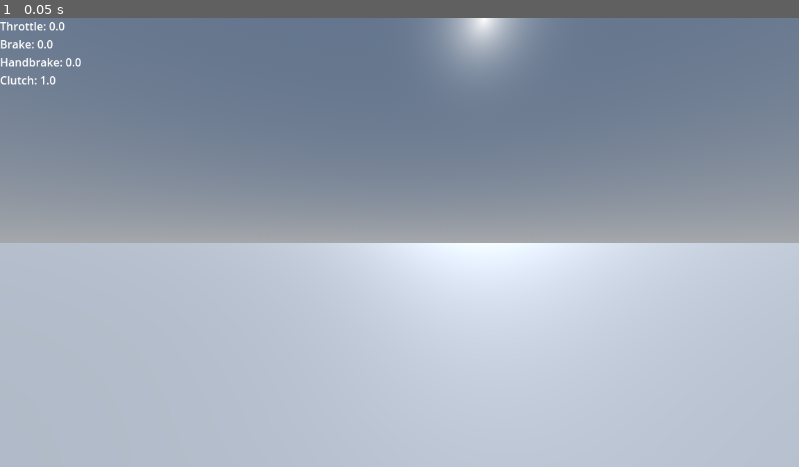
Above: before the commit, frame 1.
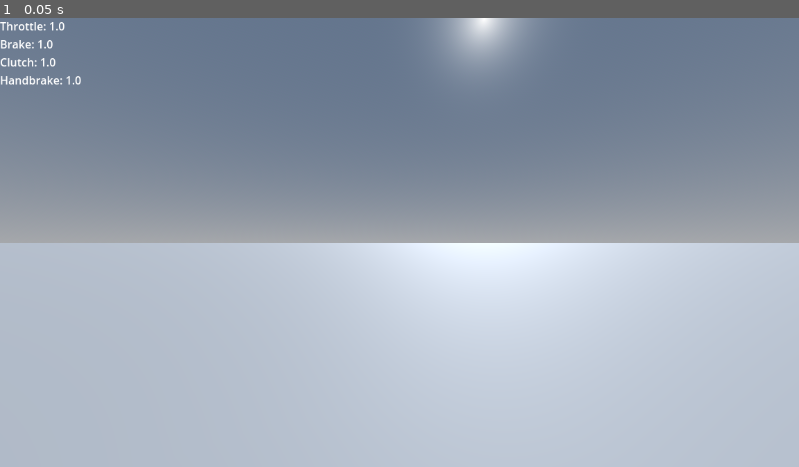
Above: after the commit, the same moment.

Repository: Dubbie/subi-vehicle
Game: Godot game, scene res://world/test/test_world.tscn
The game is run twice, just before and just after one commit, with the same random seed, the same clock (stepped at 60 frames per second) and the same inputs.
Inputs:
- Up to frame 1 (0.05 s): no input

The runs differ from the first frame. In frame 1, 0.2% of the frame differs, in the area x 0-11%, y 0-15%.
Error after the commit: Attempt to call function 'process_inputs' in base 'null instance' on a null instance. (res://src/vehicle/controllers/vehicle_controller.gd:152)

Commit message:
clean up vehicle controller

Diff:
--- a/src/vehicle/controllers/vehicle_controller.gd
+++ b/src/vehicle/controllers/vehicle_controller.gd
@@ -1,192 +1,165 @@
 # VehicleBody.gd
 extends RigidBody3D
+class_name VehicleBody
 
 # --- Components ---
-# We get a reference to the controller node to read pedal values.
-@export var pedal_controller: PedalController
+@onready var pedal_controller: PedalController = $PedalController
 
 # --- Vehicle Configuration ---
 @export_group("Chassis")
-@export var weight: float = 900.0 # Mass in kilograms (kg)
+@export var Weight: float = 900.0 # Mass in kilograms (kg)
 
 @export_group("Engine")
 @export var torque_curve: Curve # Assign a Curve resource in the Inspector
-@export var idle_rpm: float = 800.0
-@export var rpm_limit: float = 7000.0
-@export var rev_speed: float = 2.0 # Represents flywheel inertia/lightness
-@export var engine_friction: float = 18000.0 # Internal friction of the engine
-@export var engine_drag: float = 0.006 # A drag coefficient applied to the RPM
-@export var throttle_response: float = 0.5
+@export var IdleRPM: float = 800.0
+@export var RPMLimit: float = 7000.0
+@export var DeadRPM: float = 100.0 # RPM below which the engine is considered stalled
+# Note: LimiterDelay is now in seconds, not frames (e.g., 0.07)
+@export var LimiterDelay: float = 0.07
+@export var ThrottleIdle: float = 0.25
+# NOTE: These values will need retuning as they are now used with 'delta'.
+@export var RevSpeed: float = 20000.0 # Acts as torque->acceleration multiplier (inverse inertia)
+@export var EngineFriction: float = 5e-05 # Coefficient for friction that scales with RPM^2
+@export var EngineDrag: float = 1.0 # Coefficient for linear RPM drag
+@export var ThrottleResponse: float = 15.0 # Rate of throttle change per second
 
-# --- Internal Physics State ---
+@export_group("Braking")
+@export var ABS_Enabled: bool = true
+# Note: ABS_Pump_Time is now in seconds, not frames (e.g., 0.02)
+@export var ABS_Pump_Time: float = 0.02
+@export var ABS_Pump_Force: float = 25.0 # Rate of brake pressure change per second
+
+# --- Internal Physics State (Class-Level Variables) ---
 var throttle: float = 0.0
 var rpm: float = 0.0
-var gear: int = 0 # Will be managed by the transmission() function
+var rpmforce: float = 0.0 # The net rotational acceleration on the engine (in RPM/sec)
+var gear: int = 0
+var limdel_timer: float = 0.0 # Timer for the rev limiter
 
-# G-Force and Velocity tracking
 var past_velocity := Vector3.ZERO
 var g_force := Vector3.ZERO
 
-# --- System-Specific Variables ---
-# These are kept for maintaining the original script's logic flow.
-# Their values will be set by their respective (currently empty) methods.
 var brakeline: float = 0.0
 var brake_allowed: float = 1.0
-var abspump: int = 0
-var limdel: int = 0
+var abs_pump_timer: float = 0.0
 
-# A constant for Earth's gravity, used for G-force calculation.
 const GRAVITY_ACCELERATION = 9.80665
 
-@onready var pedal_debug_label: Label = %PedalDebugLabel
 
 func _ready():
-	# Initialize RPM at idle.
-	rpm = idle_rpm
+	mass = Weight
+	rpm = IdleRPM
 
 
-# The main physics loop. The order of function calls here is critical
-# and matches the logic of the original script.
+# The main physics loop. All time-dependent calculations now use the 'delta' parameter.
 func _physics_process(delta: float):
 	# 1. UPDATE VEHICLE STATE
 	# ----------------------------------------------------------------------
-	# Convert global linear and angular velocities to the car's local space.
 	var local_velocity = global_transform.basis.transposed() * linear_velocity
 	var local_angular_velocity = global_transform.basis.transposed() * angular_velocity
 
-	# Set the mass correctly.
-	if not mass == weight:
-		mass = weight
-
-	# Calculate G-force correctly for a metric system.
-	# Acceleration = (change in velocity) / time
-	# G-Force = Acceleration / Earth's Gravity
 	var acceleration = (linear_velocity - past_velocity) / delta
 	g_force = acceleration / GRAVITY_ACCELERATION
 	past_velocity = linear_velocity
 
 	# 2. CALL SIMULATION SUB-SYSTEMS
 	# ----------------------------------------------------------------------
-	# These methods are called in a specific order to ensure
-	# dependencies are met (e.g., controls are read before the engine
-	# calculates torque).
-
 	aero(local_velocity, delta)
-
 	controls(local_velocity, local_angular_velocity, delta)
-
 	transmission(local_velocity, delta)
-
 	limits()
 
 	# 3. PROCESS BRAKING AND THROTTLE LOGIC
 	# ----------------------------------------------------------------------
-	# This logic remains here as it's a direct consequence of control inputs
-	# and system states like ABS.
+	# ABS pump timer, now using delta.
+	abs_pump_timer -= delta
+	if abs_pump_timer <= 0:
+		brake_allowed += ABS_Pump_Force * delta
+	else:
+		brake_allowed -= ABS_Pump_Force * delta
+	brake_allowed = clamp(brake_allowed, 0.0, 1.0)
 
-	# ABS pump timer
-	abspump -= 1
-	if abspump < 0:
-		brake_allowed = 1.0 # Or some other logic to restore brake pressure
-	else:
-		brake_allowed = 0.0 # No braking allowed during an ABS pump
-
-	# Final brake pressure applied to the wheels
 	brakeline = pedal_controller.get_brake() * brake_allowed
 
-	# Rev limiter timer
-	limdel -= 1
+	# Rev limiter timer, now using delta.
+	limdel_timer -= delta
 
-	# Calculate the final throttle value based on pedal input and engine state.
+	# Calculate the final throttle value using frame-rate independent interpolation.
 	var current_gas_pedal = pedal_controller.get_throttle()
-	if limdel < 0:
-		# The clutch engagement here is a simplification from the original logic.
-		# A disengaged clutch (value of 0) means the denominator is 1, so no TCS effect.
-		var tcs_reduction_factor = 1.0 # Placeholder for TCS logic
-		var clutch_engagement = pedal_controller.get_clutch_engagement()
-		throttle -= (throttle - (current_gas_pedal / (tcs_reduction_factor * clutch_engagement + 1.0))) * (throttle_response / (1.0 / 60.0))
-	else:
-		# If the rev limiter is active, force the throttle to close.
-		throttle -= throttle * (throttle_response / (1.0 / 60.0))
+	var target_throttle = current_gas_pedal # Placeholder for TCS factor
 
-	# Apply engine limits (rev limiter and idle control)
-	if rpm > rpm_limit:
-		if throttle > 0.0: # Simplified from ThrottleLimit
-			throttle = 0.0
-			limdel = 4 # LimiterDelay
-	elif rpm < idle_rpm:
-		if throttle < 0.25: # Simplified from ThrottleIdle
-			throttle = 0.25
+	if limdel_timer > 0:
+		target_throttle = 0.0 # If limiter is active, force throttle to close.
+
+	throttle = lerp(throttle, target_throttle, ThrottleResponse * delta)
+
+	# Apply engine idle control
+	if rpm < IdleRPM:
+		if throttle < ThrottleIdle:
+			throttle = lerp(throttle, ThrottleIdle, ThrottleResponse * delta)
+
+	# Check if the rev limiter should be activated
+	if rpm > RPMLimit and limdel_timer <= 0:
+		limdel_timer = LimiterDelay
 
 	# 4. CALCULATE ENGINE TORQUE
 	# ----------------------------------------------------------------------
-	# This section is now much simpler. We sample the torque curve and apply throttle.
-	# All the complex VVT, turbo, and boost logic is replaced.
-
 	var engine_torque: float = 0.0
-	if torque_curve:
+	if torque_curve and rpm > DeadRPM:
 		engine_torque = torque_curve.sample(rpm) * throttle
 
 	# 5. SIMULATE ENGINE INERTIA AND FRICTION
 	# ----------------------------------------------------------------------
-	# This calculates the forces acting *on* the engine's RPM.
-	# `rpmforce` is the net result of internal friction and the torque being produced.
-	# A high torque output will fight against friction and accelerate the RPM.
-	var rpmforce: float = 0.0
+	# This section calculates the net rotational acceleration on the engine ('rpmforce')
+	# in RPM per second, making it fully frame-rate independent.
 
-	# Engine friction is modeled as a force that increases with the square of the RPM.
-	var internal_friction = (rpm * abs(rpm)) / (engine_friction / (1.0 / 60.0))
-	var rotational_drag = rpm * (engine_drag / (1.0 / 60.0))
+	# Frictional/drag forces that resist engine rotation (in RPM/sec)
+	var friction_force = rpm * abs(rpm) * EngineFriction
+	var drag_force = rpm * EngineDrag
 
-	# Calculate the net force on the RPM
-	rpmforce = internal_friction + rotational_drag
-	rpmforce -= (engine_torque / (1.0 / 60.0)) # Torque from combustion works against friction
+	# Force from combustion that accelerates the engine (in RPM/sec)
+	var torque_force = engine_torque * RevSpeed # RevSpeed is inverse inertia
 
-	# Apply the net force to the RPM, scaled by the flywheel's inertia (rev_speed)
-	rpm -= rpmforce * rev_speed
+	# 'rpmforce' is the final rate of change for the RPM.
+	rpmforce = torque_force - friction_force - drag_force
 
-	# Ensure RPM doesn't drop to an unrealistic negative value
+	# Apply the change to the RPM over the last frame.
+	rpm += rpmforce * delta
+
 	if rpm < 0:
 		rpm = 0
 
 	# 6. APPLY FORCES TO DRIVETRAIN
 	# ----------------------------------------------------------------------
+	# The drivetrain method can now use 'rpmforce' (rate of RPM change)
+	# and 'engine_torque' to calculate wheel forces.
 	drivetrain(engine_torque, delta)
 
+
 # --- Placeholder Methods ---
-# These will be filled in as we continue the refactoring process.
 
-func aero(_local_vel: Vector3, _delta: float):
-	# Aerodynamic calculations will go here.
+func aero(_local_vel: Vector3, _d: float):
 	pass
 
-func controls(_local_vel: Vector3, _local_ang_vel: Vector3, delta: float):
-	# This method will handle steering and call the PedalController.
-	# For now, we just call the pedal controller.
+func controls(_local_vel: Vector3, _local_ang_vel: Vector3, d: float):
 	var gas_input = Input.is_action_pressed("gas")
 	var brake_input = Input.is_action_pressed("brake")
 	var handbrake_input = Input.is_action_pressed("handbrake")
 	var clutch_input = Input.is_action_pressed("clutch")
 
-	pedal_controller.process_inputs(gas_input, brake_input, handbrake_input, clutch_input, delta)
+	# The PedalController must also use delta directly.
+	# The previously provided PedalController code already does this.
+	pedal_controller.process_inputs(gas_input, brake_input, handbrake_input, clutch_input, d)
+	pass
 
-func transmission(_local_vel: Vector3, _delta: float):
-	# Gear shifting logic (manual, auto, etc.) will go here.
+func transmission(_local_vel: Vector3, _d: float):
 	pass
 
 func limits():
-	# This can be used to clamp any final values before they are used.
-	# The pedal limits are already handled in the PedalController.
+	throttle = clamp(throttle, 0.0, 1.0)
 	pass
 
-func drivetrain(_torque_from_engine: float, _delta: float):
-	# This crucial method will take the engine's torque, pass it through
-	# the clutch and gearbox, and apply the final forces to the wheels.
+func drivetrain(_torque_from_engine: float, _d: float):
+	# This method will use 'torque_from_engine' and can also access 'self.rpm'
+	# and 'self.rpmforce' to simulate the load from the wheels on the engine.
 	pass
-
-func _process(_delta: float) -> void:
-	var text = "Throttle: %.1f" % pedal_controller.get_throttle()
-	text += "\nBrake: %.1f" % pedal_controller.get_brake()
-	text += "\nHandbrake: %.1f" % pedal_controller.get_handbrake()
-	text += "\nClutch: %.1f" % pedal_controller.get_clutch_engagement()
-	pedal_debug_label.text = text
